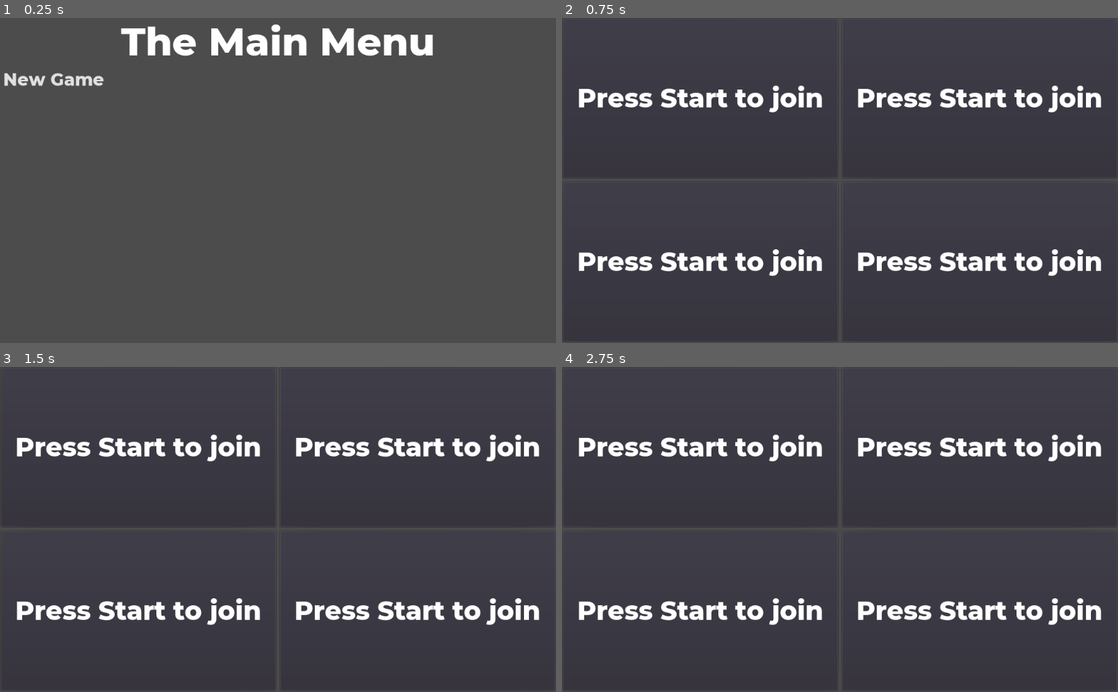
Above: before the commit, frames 1-4 (two rows, left to right).
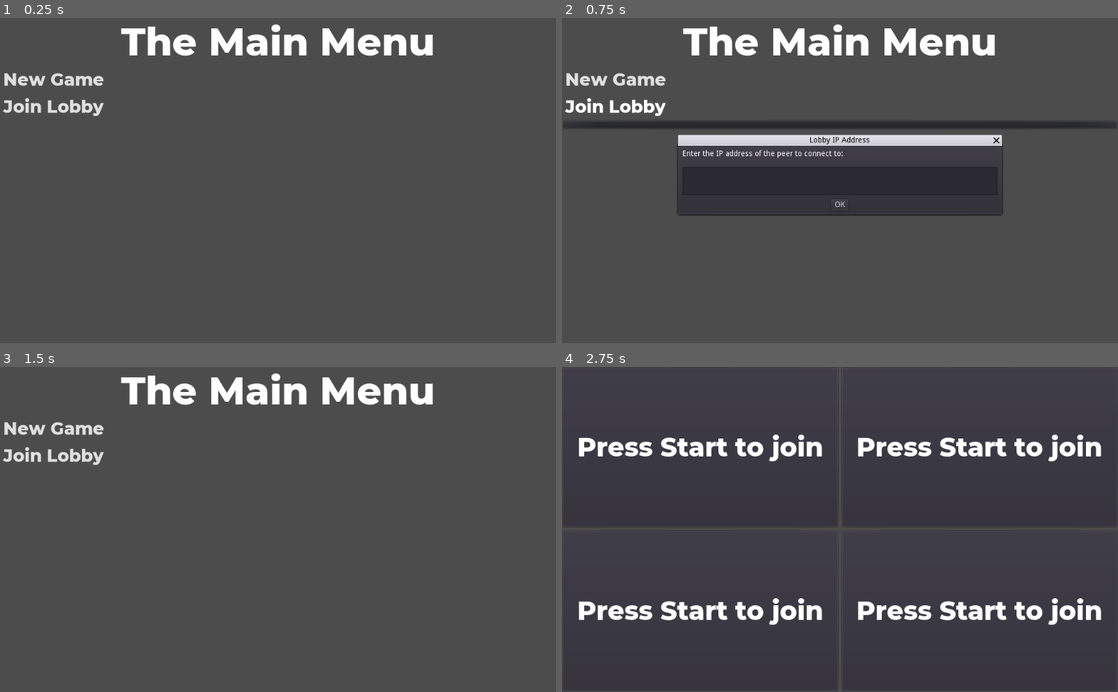
Above: after the commit, the same moments.

Repository: ndchoate/ZombieGame
Game: Godot game, scene res://UI/MainMenu.tscn
Same seed, same stepped clock (60 frames per second), same inputs: the game is played once before the commit and once after it. This scene is started directly instead of the project's main scene.
Inputs (mouse positions are in pixels of both pictures, inside the frame that each line leads up to):
- Up to frame 1 (0.25 s): no input
- Up to frame 2 (0.75 s): click "New Game" (after the commit: "Join Lobby") at 0.5 s
- Up to frame 3 (1.5 s): click (278, 428) at 1.25 s, where only the run after the commit has a clickable "New Game"
- Up to frame 4 (2.75 s): click (840, 428) at 2 s, where only the run after the commit has a clickable "New Game"

The runs differ from the first frame. In frame 1, 0.4% of the frame differs, in the area x 0-19%, y 24-31%; in frame 2, 12%, in the area x 0-98%, y 1-100%; in frame 3, 9.1%; in frame 4, nothing differs.

Commit message:
Create a dialog for joining a co-op game. Start implementing networking based off of Bomber game demo from Godot

Diff:
--- /dev/null
+++ b/UI/IPConnectDialog.gd
@@ -0,0 +1,16 @@
+extends AcceptDialog
+
+
+onready var ipAddressTextBox = $"LineEdit"
+
+var peer = null
+
+
+func _on_IPConnectDialog_confirmed():
+	# TODO: Call the server's "join" function
+	print(ipAddressTextBox.get_text())
+
+
+# TODO: Either make a join_game method here that will connect to the server,
+#	create a singleton or something that you can call that method from,
+#	or create a join_game method on the PlayerJoinScreen and call it from here
--- /dev/null
+++ b/UI/JoinLobbyButton.gd
@@ -0,0 +1,6 @@
+extends MenuButton
+
+
+func _on_MenuButton_pressed():
+	var ipConnectDialog = get_node("../../../IPConnectDialog")
+	ipConnectDialog.popup()
--- a/UI/MainMenu.tscn
+++ b/UI/MainMenu.tscn
@@ -1,7 +1,9 @@
-[gd_scene load_steps=5 format=2]
+[gd_scene load_steps=9 format=2]
 
 [ext_resource path="res://UI/fonts/Montserrat-ExtraBold.ttf" type="DynamicFontData" id=1]
 [ext_resource path="res://UI/NewGameButton.gd" type="Script" id=2]
+[ext_resource path="res://UI/JoinLobbyButton.gd" type="Script" id=3]
+[ext_resource path="res://UI/IPConnectDialog.gd" type="Script" id=4]
 
 [sub_resource type="DynamicFont" id=1]
 size = 71
@@ -10,6 +12,13 @@
 [sub_resource type="DynamicFont" id=2]
 size = 32
 font_data = ExtResource( 1 )
+
+[sub_resource type="DynamicFontData" id=3]
+font_path = "res://UI/fonts/Montserrat-ExtraBold.ttf"
+
+[sub_resource type="DynamicFont" id=4]
+size = 32
+font_data = SubResource( 3 )
 
 [node name="MainMenu" type="Control"]
 anchor_right = 1.0
@@ -39,11 +48,54 @@
 margin_bottom = 600.0
 size_flags_vertical = 3
 
-[node name="MenuButton" type="MenuButton" parent="VBoxContainer/Buttons"]
+[node name="NewGame" type="MenuButton" parent="VBoxContainer/Buttons"]
 margin_right = 1024.0
 margin_bottom = 46.0
 custom_fonts/font = SubResource( 2 )
 text = "New Game"
 align = 0
 script = ExtResource( 2 )
-[connection signal="pressed" from="VBoxContainer/Buttons/MenuButton" to="VBoxContainer/Buttons/MenuButton" method="_on_MenuButton_pressed"]
+
+[node name="JoinLobby" type="MenuButton" parent="VBoxContainer/Buttons"]
+margin_top = 50.0
+margin_right = 1024.0
+margin_bottom = 96.0
+custom_fonts/font = SubResource( 2 )
+text = "Join Lobby"
+align = 0
+script = ExtResource( 3 )
+
+[node name="IPConnectDialog" type="AcceptDialog" parent="."]
+visible = true
+anchor_left = 0.5
+anchor_top = 0.5
+anchor_right = 0.5
+anchor_bottom = 0.5
+margin_left = -298.0
+margin_top = -63.5
+margin_right = 298.0
+margin_bottom = 63.5
+window_title = "Lobby IP Address"
+dialog_text = "Enter the IP address of the peer to connect to:
+"
+script = ExtResource( 4 )
+__meta__ = {
+"_edit_use_anchors_": false
+}
+
+[node name="LineEdit" type="LineEdit" parent="IPConnectDialog"]
+anchor_left = 0.5
+anchor_top = 0.5
+anchor_right = 0.5
+anchor_bottom = 0.5
+margin_left = -290.0
+margin_top = -24.5
+margin_right = 290.0
+margin_bottom = 27.5
+custom_fonts/font = SubResource( 4 )
+__meta__ = {
+"_edit_use_anchors_": false
+}
+[connection signal="pressed" from="VBoxContainer/Buttons/NewGame" to="VBoxContainer/Buttons/NewGame" method="_on_MenuButton_pressed"]
+[connection signal="pressed" from="VBoxContainer/Buttons/JoinLobby" to="VBoxContainer/Buttons/JoinLobby" method="_on_MenuButton_pressed"]
+[connection signal="confirmed" from="IPConnectDialog" to="IPConnectDialog" method="_on_IPConnectDialog_confirmed"]
--- a/UI/PlayerJoinScreen.gd
+++ b/UI/PlayerJoinScreen.gd
@@ -36,6 +36,19 @@
 
 onready var local_player_map = $"/root/LocalPlayerMap"
 
+# Online specific attributes
+const DEFAULT_PORT = 10567
+
+# Max number of players.
+const MAX_PEERS = 4
+
+var peer = null
+
+
+func _ready():
+	host_game("Player 1")
+
+
 func _input(event):
 	var device_id = event.get_device()
 
@@ -60,6 +73,23 @@
 		print("All players ready!")
 		create_input_actions_for_players()
 		get_tree().change_scene("res://GameView.tscn")
+
+
+"""
+RPC function for remote players to join a game
+"""
+remote func remote_player_join():
+	pass
+
+
+"""
+Host a lobby for other plays to join online
+"""
+func host_game(new_player_name):
+	# player_name = new_player_name
+	peer = NetworkedMultiplayerENet.new()
+	peer.create_server(DEFAULT_PORT, MAX_PEERS)
+	get_tree().set_network_peer(peer)
 
 
 func add_device_to_local_player_map(device_id):
